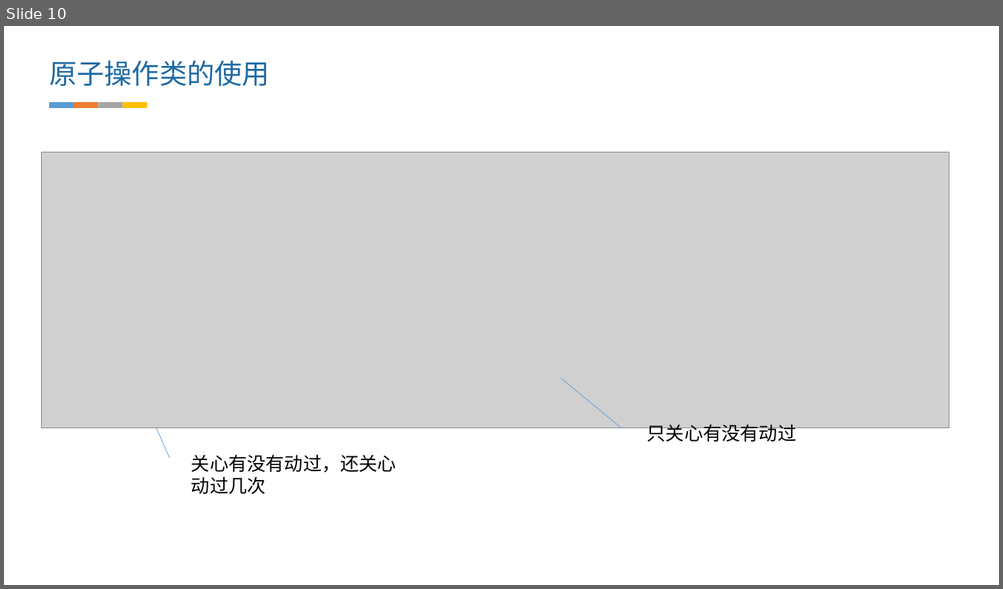
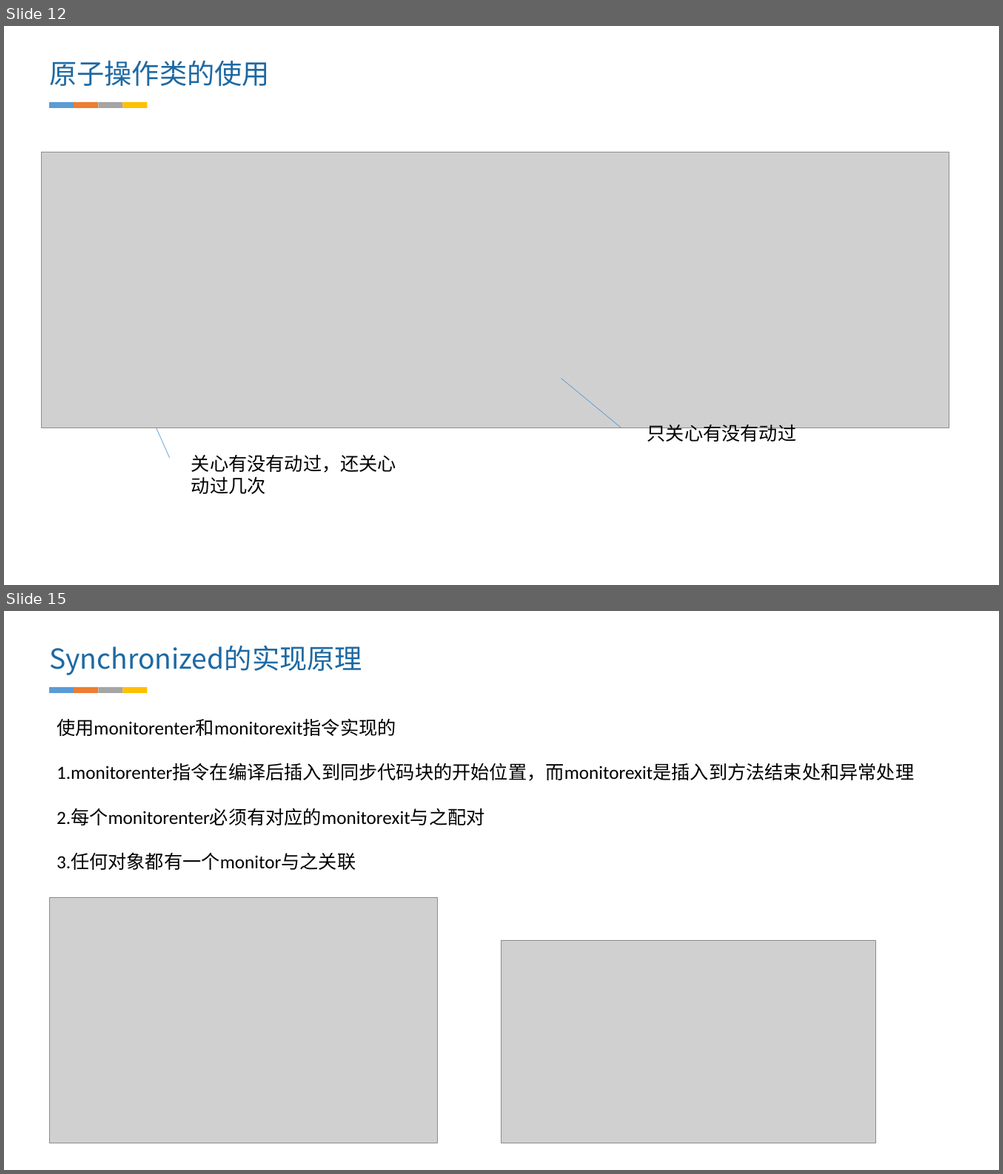
Before and after one commit to zhangwan/MyPostImg, a slide deck: 文档/享学笔记/java基础/线程.pptx. Shown one above the other, each under a label of ours: slide 10 before the commit, slides 12 and 15 after it; the slides between them are not shown. The pictures are 1003x589 and 1003x1174 pixels, drawn with LibreOffice and Linux fonts; fonts in the diff are those of the drawing; grey boxes stand for pictures. Boxes give left, top, right and bottom in pixels: in the first picture for what was removed or moved away, otherwise in the second. Text is boxed around its words. In the diff, an @@ line names an element or a change of style, - is before the commit and + after.

```diff
--- a/文档/享学笔记/java基础/线程.pptx
+++ b/文档/享学笔记/java基础/线程.pptx
@@ slide 15 added at box(4, 611, 999, 1170), background #FFFFFF @@
@@ text added at box(49, 645, 362, 675), 26.7 pt, text #1D69A3 @@
+Synchronized的实现原理
@@ group added at box(50, 687, 148, 693): 4 rectangles @@
@@ text added at box(57, 718, 913, 870), 18 pt, text #000000 @@
+使用monitorenter和monitorexit指令实现的
+1.monitorenter指令在编译后插入到同步代码块的开始位置，而monitorexit是插入到方法结束处和异常处理
+2.每个monitorenter必须有对应的monitorexit与之配对
+3.任何对象都有一个monitor与之关联
@@ picture added at box(50, 897, 438, 1143) @@
@@ picture added at box(502, 941, 876, 1144) @@
@@ what was slide 10 is now slide 12 @@
```
Also in this commit, not shown: 2 slides changed, 2 other slides added, 3 slides removed, 1 other file.
